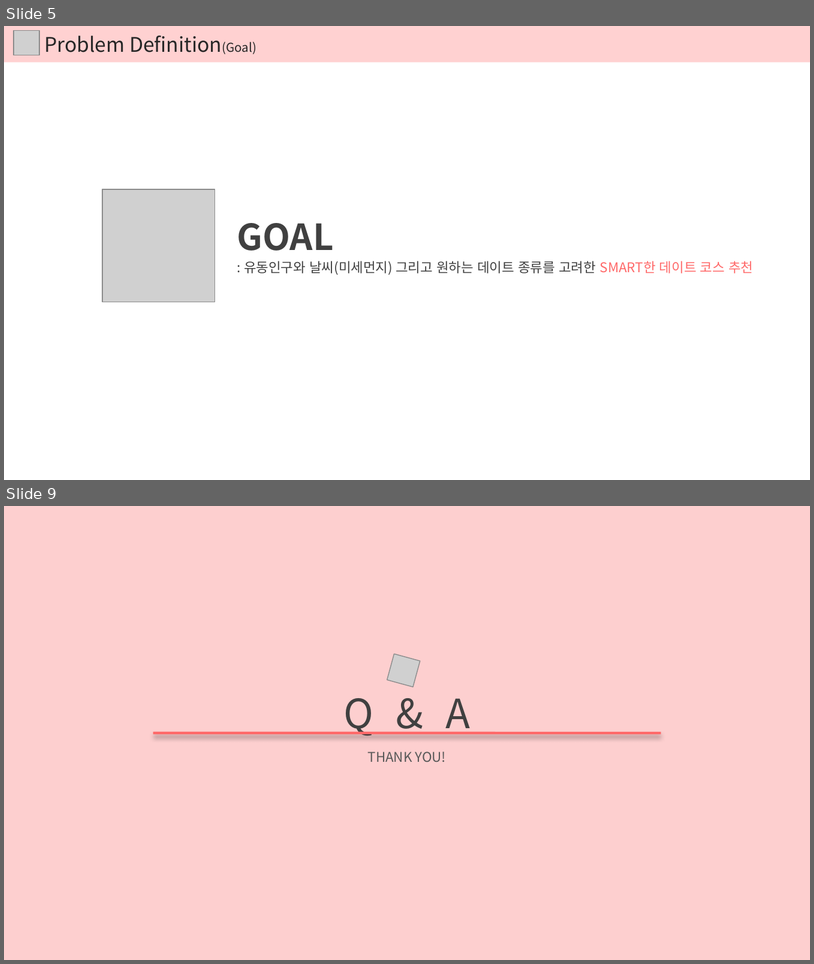
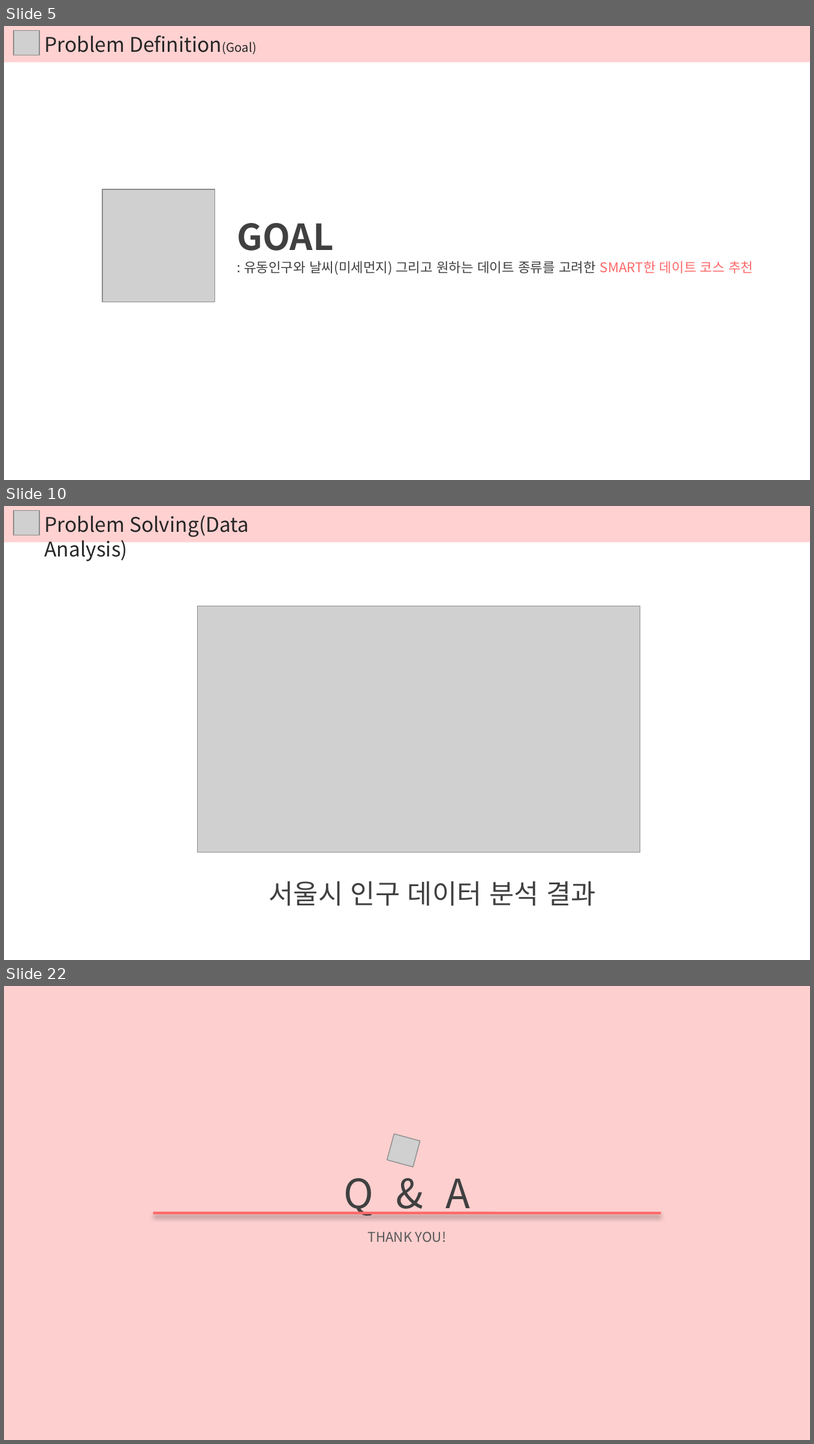
Before and after one commit to DokyeongKwon/DataStructureDesign-2018-2, a slide deck: 02. Problem Solving/서울 데이트 코스 추천 Problem Solving.pptx. Shown one above the other, each under a label of ours: slides 5 and 9 before the commit, slides 5, 10 and 22 after it; the slides between them are not shown. The pictures are 814x964 and 814x1444 pixels, drawn with LibreOffice and Linux fonts; fonts in the diff are those of the drawing; grey boxes stand for pictures; background and template pictures are left out. Boxes give left, top, right and bottom in pixels: in the first picture for what was removed or moved away, otherwise in the second. Text is boxed around its words. In the diff, an @@ line names an element or a change of style, - is before the commit and + after.

Commit message:
Problem Solving_Ver1.1
Problem Solving 문서 업데이트 자료

```diff
--- a/02. Problem Solving/서울 데이트 코스 추천 Problem Solving.pptx
+++ b/02. Problem Solving/서울 데이트 코스 추천 Problem Solving.pptx
@@ slide 10 added at box(4, 506, 810, 960), background #FFFFFF @@
@@ rectangle added at box(4, 506, 810, 542), fill #FFD1D1 @@
@@ picture added at box(14, 511, 39, 536) @@
@@ text added at box(44, 515, 249, 561), 18 pt, text #262626 @@
+Problem Solving(Data Analysis)
@@ picture added at box(198, 606, 640, 852) @@
@@ text added at box(269, 881, 596, 906), 24 pt, text #404040 @@
+서울시 인구 데이터 분석 결과
@@ what was slide 9 is now slide 22 @@
```
Also in this commit, not shown: 3 slides changed, 13 other slides added, 1 slide removed, 2 other files.
